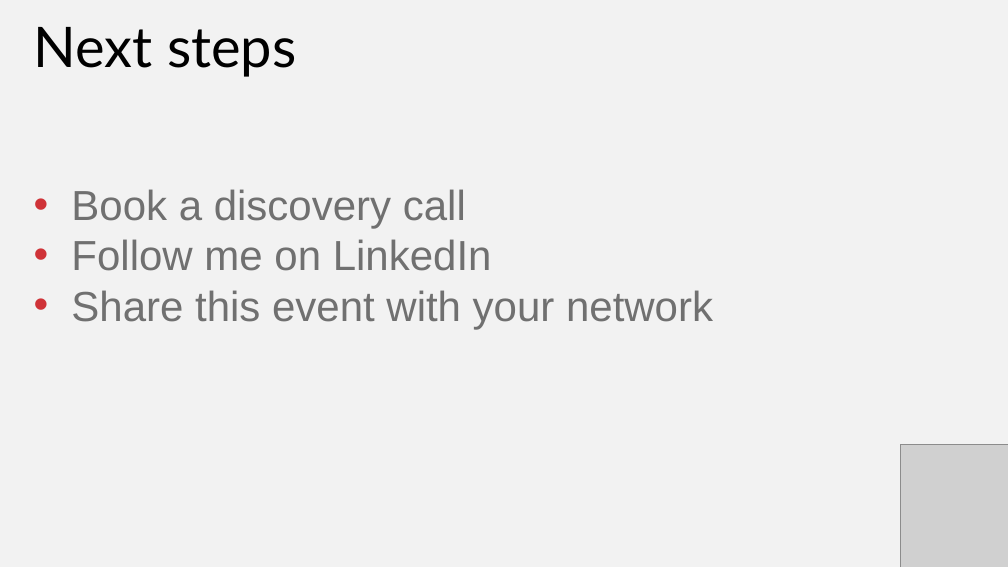
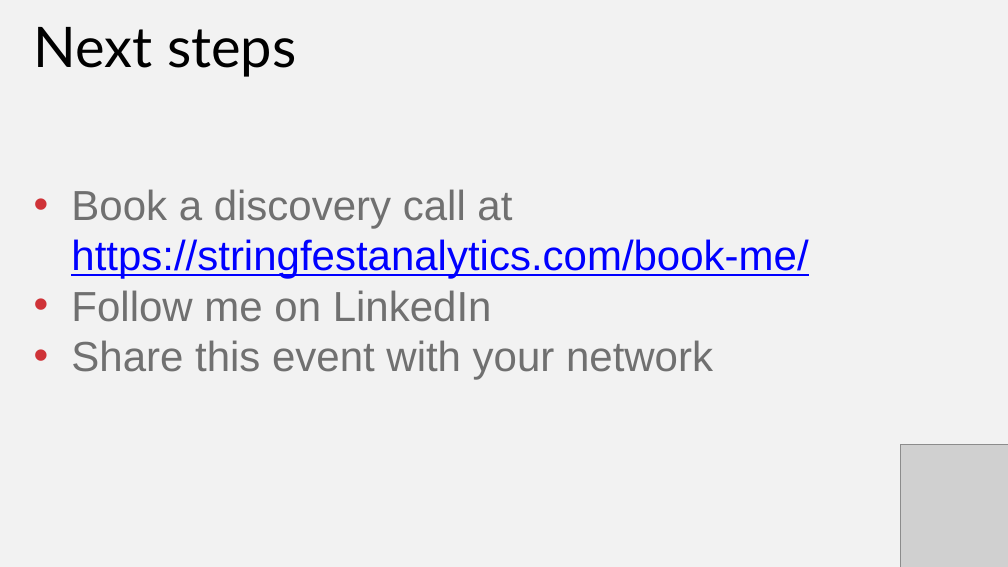
Before and after one commit to stringfestdata/modern-excel-demo-day, a slide deck: slide 19 of modern-excel-demo-day.pptx (slide 21 before the commit). Drawn at 1008x567 pixels with LibreOffice and Linux fonts; fonts in the diff are those of the drawing; grey boxes stand for pictures. Boxes give left, top, right and bottom in pixels: in the first picture for what was removed or moved away, otherwise in the second. Text is boxed around its words. In the diff, an @@ line names an element or a change of style, - is before the commit and + after.

```diff
--- a/modern-excel-demo-day.pptx
+++ b/modern-excel-demo-day.pptx
@@ text at (71,189,808,279): text changed; text colour #707070 to #0000FF @@
-• Book a discovery call
+• Book a discovery call at https://stringfestanalytics.com/book-me/
```
Also in this commit, not shown: 6 other slides changed, 2 slides removed.
